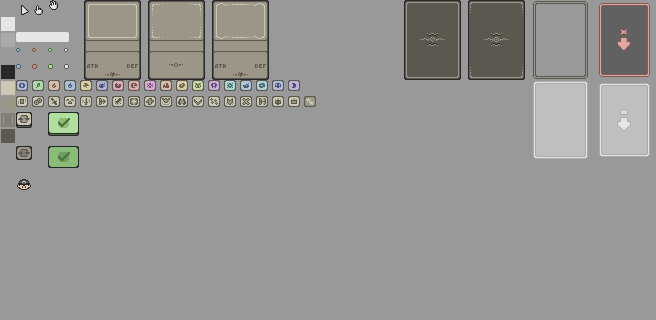
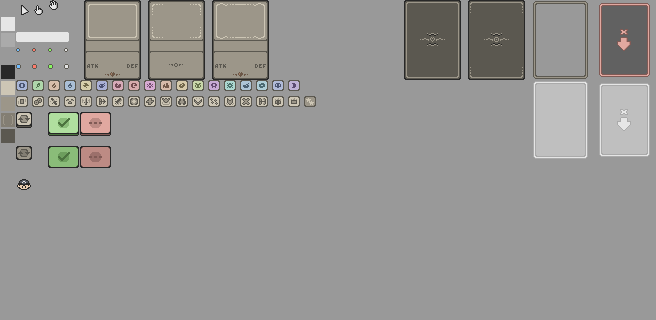
Comparing the layer stacks of the two 656px x 320px images. Changes:
painted on "main" (2nd of 2, in "main") over [80, 112, 111, 168]
